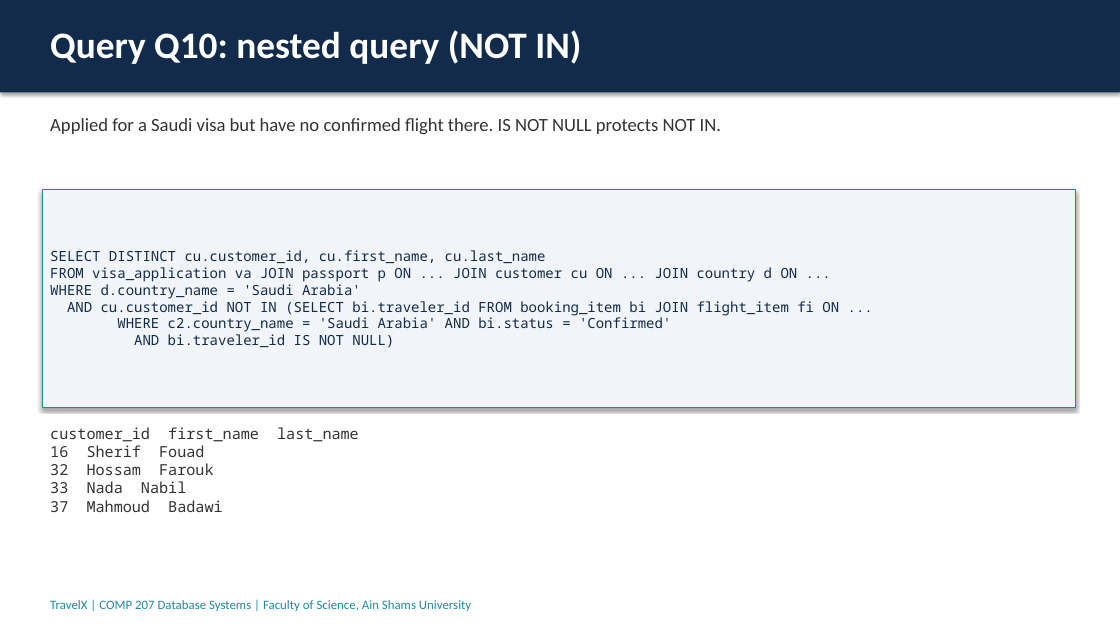
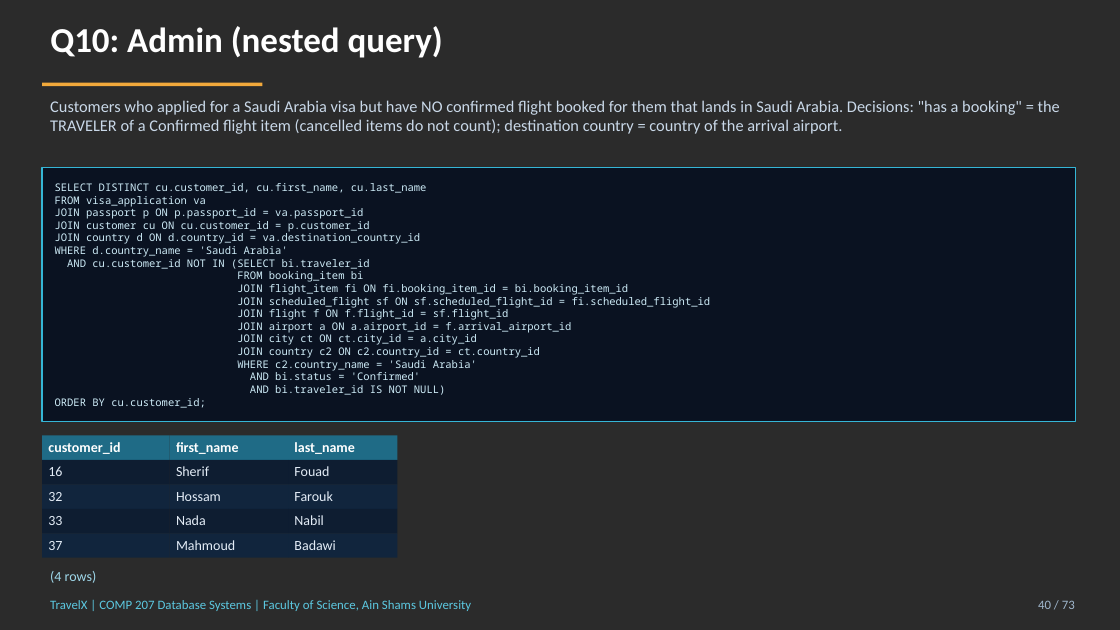
Before and after one commit to aw2818726-eng/travelx-comp207, a slide deck: slide 40 of presentation/TravelX_Presentation.pptx (slide 17 before the commit). Drawn at 1120x630 pixels with LibreOffice and Linux fonts; fonts in the diff are those of the drawing; background and template pictures are left out; a plain dark background stands for a picture behind light text. Boxes give left, top, right and bottom in pixels: in the first picture for what was removed or moved away, otherwise in the second. Text is boxed around its words. In the diff, an @@ line names an element or a change of style, - is before the commit and + after.

```diff
--- a/presentation/TravelX_Presentation.pptx
+++ b/presentation/TravelX_Presentation.pptx
@@ background #FFFFFF to picture (left out) @@
@@ rectangle removed at [0,0,1120,92] @@
@@ text at [50,26,443,58]: text changed; size 32 to 30 pt @@
-Query Q10: nested query (NOT IN)
+Q10: Admin (nested query)
@@ rectangle added at [42,82,262,86], fill #F2A93B @@
@@ text at [50,100,1060,134]: text changed; size 16 to 14 pt; text colour #333333 to #C9D8E8 @@
-Applied for a Saudi visa but have no confirmed flight there. IS NOT NULL protects NOT IN.
+Customers who applied for a Saudi Arabia visa but have NO confirmed flight booked for them that lands in Saudi Arabia. Decisions: "has a booking" = the TRAVELER of a Confirmed flight item (cancelled items do not count); destination country = country of the arrival airport.
@@ rectangle "SELECT DISTINCT cu.customer_id, cu.first_name, cu.last_name": place and size @@
-rectangle "SELECT DISTINCT cu.customer_id, cu.first_name, cu.last_name" at [42,189,1075,408]
+rectangle "SELECT DISTINCT cu.customer_id, cu.first_name, cu.last_name" at [42,167,1075,421]
@@ rectangle "SELECT DISTINCT cu.customer_id, cu.first_name, cu.last_name" at [42,167,1075,421]: fill #F1F4F8 to #040E20 at 84% opacity; outline #1F8A9E 0.75 pt to #35B6D6 1.25 pt; shadow off @@
@@ text in rectangle at [55,196,421,244]: text changed; size 12 to 9 pt; text colour #122B4A to #CDEBF7 @@
-FROM visa_application va JOIN passport p ON ... JOIN customer cu ON ... JOIN country d ON ...
+FROM visa_application va
+JOIN passport p ON p.passport_id = va.passport_id
+JOIN customer cu ON cu.customer_id = p.customer_id
+JOIN country d ON d.country_id = va.destination_country_id
@@ text in rectangle at [55,183,446,395]: size 12 to 9 pt, text colour #122B4A to #CDEBF7 in "SELECT DISTINCT cu.customer_id, cu.first_name, cu.last_name", "WHERE d.country_name = 'Saudi Arabia'", "AND bi.traveler_id IS NOT NULL)" @@
@@ text in rectangle at [67,259,711,380]: text changed; size 12 to 9 pt; text colour #122B4A to #CDEBF7 @@
-AND cu.customer_id NOT IN (SELECT bi.traveler_id FROM booking_item bi JOIN flight_item fi ON ...
-WHERE c2.country_name = 'Saudi Arabia' AND bi.status = 'Confirmed'
+AND cu.customer_id NOT IN (SELECT bi.traveler_id
+FROM booking_item bi
+JOIN flight_item fi ON fi.booking_item_id = bi.booking_item_id
+JOIN scheduled_flight sf ON sf.scheduled_flight_id = fi.scheduled_flight_id
+JOIN flight f ON f.flight_id = sf.flight_id
+JOIN airport a ON a.airport_id = f.arrival_airport_id
+JOIN city ct ON ct.city_id = a.city_id
+JOIN country c2 ON c2.country_id = ct.country_id
+WHERE c2.country_name = 'Saudi Arabia'
+AND bi.status = 'Confirmed'
@@ text in rectangle at [55,398,206,408]: paragraph added @@
+ORDER BY cu.customer_id;
@@ table added at [42,435,397,558], 5 rows, 3 columns @@
+customer_id | first_name | last_name
+16 | Sherif | Fouad
+32 | Hossam | Farouk
+33 | Nada | Nabil
+37 | Mahmoud | Badawi
@@ text removed at [50,427,259,512] @@
-customer_id first_name last_name
-16 Sherif Fouad
-32 Hossam Farouk
-33 Nada Nabil
-37 Mahmoud Badawi
@@ text "TravelX | COMP 207 Database ..." at [50,600,471,611]: text colour #1F8A9E to #5CC8E0; more space between paragraphs @@
@@ text added at [50,571,97,583], 12 pt, text #9FD8EA @@
+(4 rows)
@@ text added at [1038,600,1075,609], 11 pt, text #9FB6CC @@
+40 / 73
```
Also in this commit, not shown: 17 other slides changed, 55 slides added, 3 slides removed, 1 other file.
